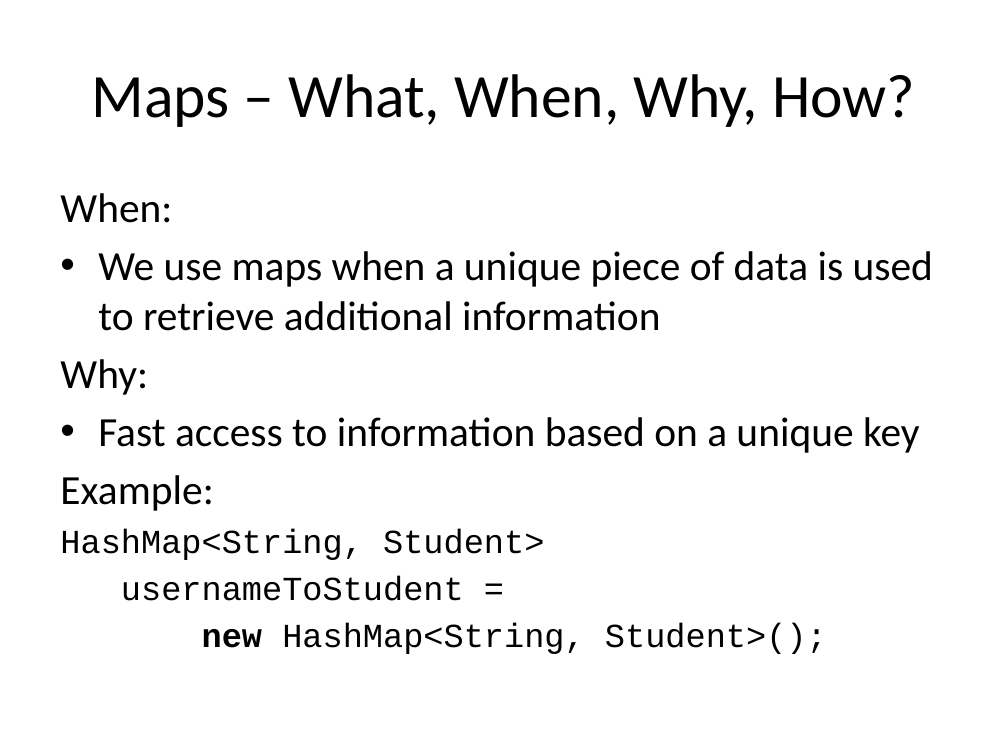
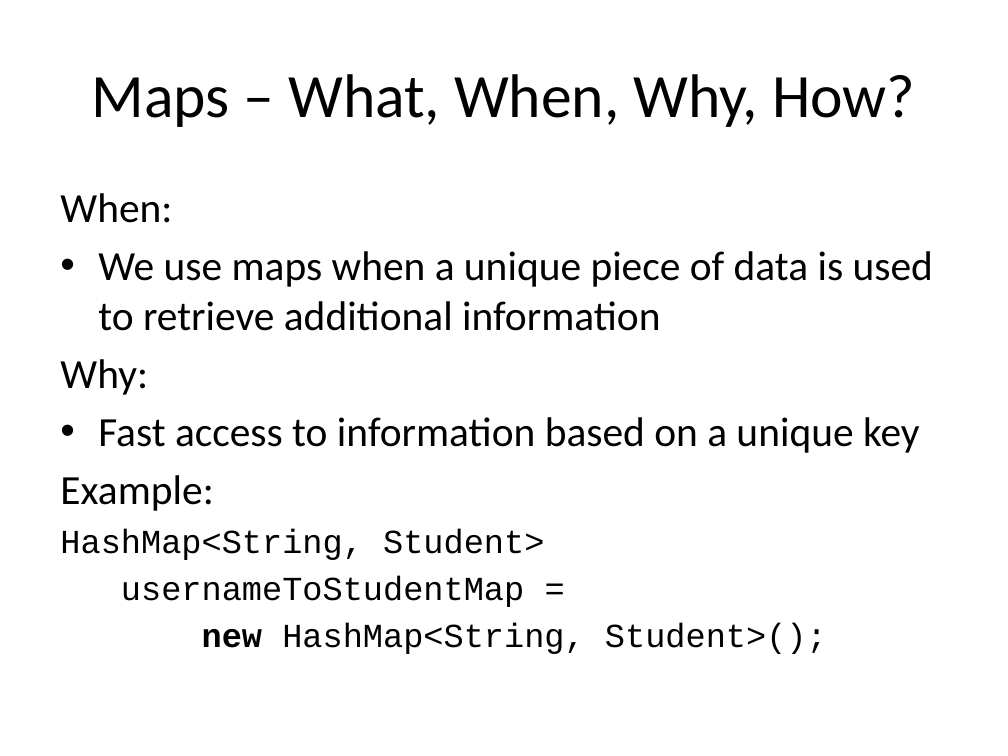
Before and after one commit to RHIT-CSSE/csse220, a slide deck: slide 48 of ClassMaterials/2DArraysAndMaps/Slides/2D Arrays and Maps.pptx. Drawn at 1008x756 pixels with LibreOffice and Linux fonts; fonts in the diff are those of the drawing. Boxes give left, top, right and bottom in pixels: in the first picture for what was removed or moved away, otherwise in the second. Text is boxed around its words. In the diff, an @@ line names an element or a change of style, - is before the commit and + after.

```diff
--- a/ClassMaterials/2DArraysAndMaps/Slides/2D Arrays and Maps.pptx
+++ b/ClassMaterials/2DArraysAndMaps/Slides/2D Arrays and Maps.pptx
@@ text at box(121, 576, 524, 607): text changed @@
-usernameToStudent =
+usernameToStudentMap =
```
Also in this commit, not shown: 3 other slides changed, 8 slides added, 4 slides removed.
